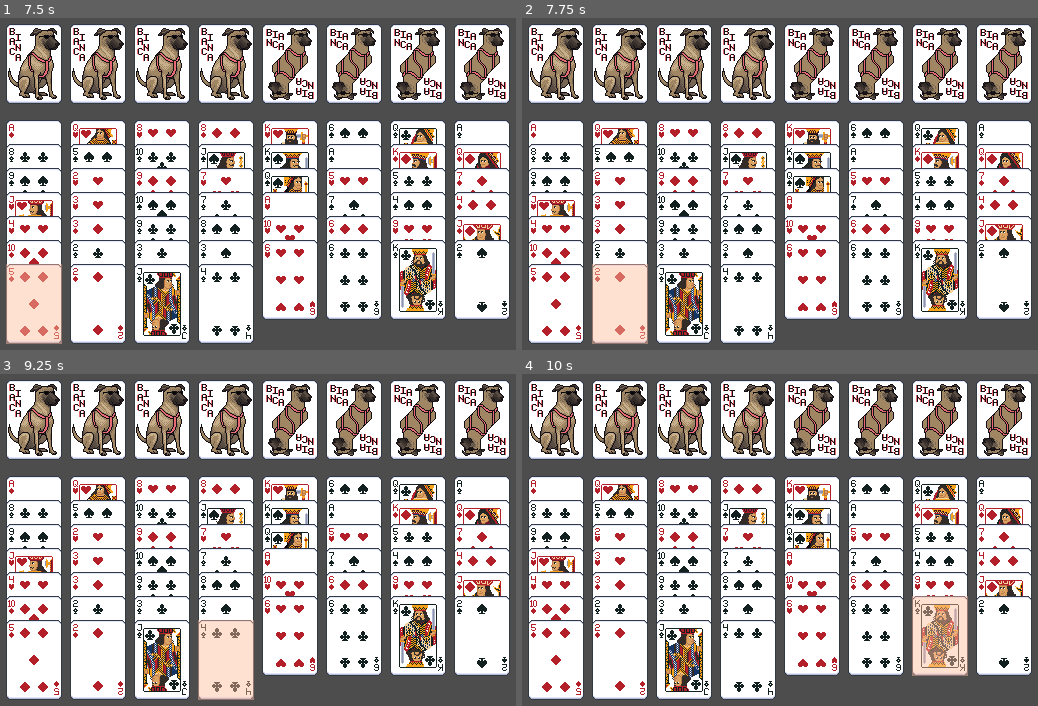
Above: before the commit, frames 1-4 (two rows, left to right).
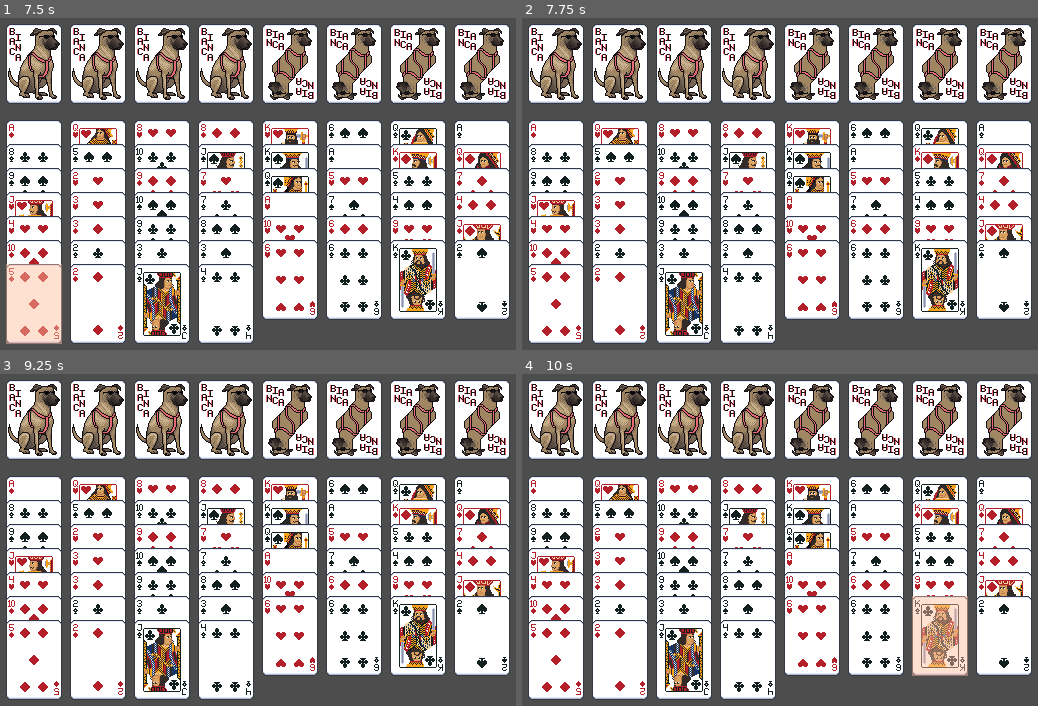
Above: after the commit, the same moments.

Repository: WangLuofan/FreeCell
Game: Godot game, scene res://Scenes/game.tscn
The game is run twice, just before and just after one commit, with the same random seed, the same clock (stepped at 60 frames per second) and the same inputs.
Inputs (mouse positions are in pixels of both pictures, inside the frame that each line leads up to):
- Up to frame 1 (7.5 s): tap Enter at 0.5, 2, 3.5 s; move the mouse to (36, 64) at 0.52 s; click (36, 64) at 0.67 s; tap Space at 1.25, 2.75, 4.25 s; move the mouse to (98, 64) at 1.27 s; click (98, 64) at 1.42 s; move the mouse to (159, 64) at 2.02 s; click (159, 64) at 2.17 s; move the mouse to (227, 64) at 2.77 s; click (227, 64) at 2.92 s; move the mouse to (288, 64) at 3.52 s; click (288, 64) at 3.67 s; move the mouse to (356, 64) at 4.27 s; click (356, 64) at 4.42 s; move the mouse to (417, 64) at 5.02 s; click (417, 64) at 5.17 s; move the mouse to (479, 64) at 5.77 s; click (479, 64) at 5.92 s; move the mouse to (36, 343) at 6.52 s; click (36, 343) at 6.67 s; move the mouse to (98, 343) at 7.27 s; click (98, 343) at 7.42 s
- Up to frame 2 (7.75 s): no input
- Up to frame 3 (9.25 s): move the mouse to (159, 699) at 8.02 s; click (159, 699) at 8.17 s; move the mouse to (227, 699) at 8.77 s; click (227, 699) at 8.92 s
- Up to frame 4 (10 s): move the mouse to (outside the picture) at 9.52 s; click (outside the picture) at 9.67 s

Frame 1 is identical in both runs. In frame 2, 2.6% of the frame differs, in the area x 13-25%, y 74-99%; in frame 3, 2.6%; in frame 4, nothing differs.

Commit message:
[Update]添加牌列移动逻辑

Diff:
--- a/Scenes/game.tscn
+++ b/Scenes/game.tscn
@@ -28,18 +28,19 @@
 
 [node name="Buffer0" parent="BufferContainer/Buffers" unique_id=1186873294 instance=ExtResource("2_wrm1d")]
 layout_mode = 2
+stack_index = 8
 
 [node name="Buffer1" parent="BufferContainer/Buffers" unique_id=909191317 instance=ExtResource("2_wrm1d")]
 layout_mode = 2
-buffer_index = 1
+stack_index = 9
 
 [node name="Buffer2" parent="BufferContainer/Buffers" unique_id=509955488 instance=ExtResource("2_wrm1d")]
 layout_mode = 2
-buffer_index = 2
+stack_index = 10
 
 [node name="Buffer3" parent="BufferContainer/Buffers" unique_id=1509481362 instance=ExtResource("2_wrm1d")]
 layout_mode = 2
-buffer_index = 3
+stack_index = 11
 
 [node name="StackBoxContainer" type="HBoxContainer" parent="." unique_id=1964440491]
 layout_mode = 0
@@ -54,15 +55,12 @@
 
 [node name="Stack1" parent="StackBoxContainer" unique_id=1659735890 instance=ExtResource("2_qxrlw")]
 layout_mode = 2
-stack_index = 1
 
 [node name="Stack2" parent="StackBoxContainer" unique_id=543241531 instance=ExtResource("2_qxrlw")]
 layout_mode = 2
-stack_index = 2
 
 [node name="Stack3" parent="StackBoxContainer" unique_id=1235663333 instance=ExtResource("2_qxrlw")]
 layout_mode = 2
-stack_index = 3
 
 [node name="TableContainer" type="Control" parent="." unique_id=1825772769]
 anchors_preset = 0
@@ -86,43 +84,43 @@
 custom_minimum_size = Vector2(56, 80)
 layout_mode = 2
 script = ExtResource("5_i6g32")
-row_index = 1
+stack_index = 1
 
 [node name="Row2" type="VBoxContainer" parent="TableContainer/Table" unique_id=1478956905]
 custom_minimum_size = Vector2(56, 80)
 layout_mode = 2
 script = ExtResource("5_i6g32")
-row_index = 2
+stack_index = 2
 
 [node name="Row3" type="VBoxContainer" parent="TableContainer/Table" unique_id=1441668215]
 custom_minimum_size = Vector2(56, 80)
 layout_mode = 2
 script = ExtResource("5_i6g32")
-row_index = 3
+stack_index = 3
 
 [node name="Row4" type="VBoxContainer" parent="TableContainer/Table" unique_id=95510416]
 custom_minimum_size = Vector2(56, 80)
 layout_mode = 2
 script = ExtResource("5_i6g32")
-row_index = 4
+stack_index = 4
 
 [node name="Row5" type="VBoxContainer" parent="TableContainer/Table" unique_id=1201349968]
 custom_minimum_size = Vector2(56, 80)
 layout_mode = 2
 script = ExtResource("5_i6g32")
-row_index = 5
+stack_index = 5
 
 [node name="Row6" type="VBoxContainer" parent="TableContainer/Table" unique_id=61674075]
 custom_minimum_size = Vector2(56, 80)
 layout_mode = 2
 script = ExtResource("5_i6g32")
-row_index = 6
+stack_index = 6
 
 [node name="Row7" type="VBoxContainer" parent="TableContainer/Table" unique_id=1532368755]
 custom_minimum_size = Vector2(56, 80)
 layout_mode = 2
 script = ExtResource("5_i6g32")
-row_index = 7
+stack_index = 7
 
 [node name="TableMask0" parent="TableContainer" unique_id=1831558981 instance=ExtResource("5_wowpa")]
 visible = false
--- a/Scripts/buffer.gd
+++ b/Scripts/buffer.gd
@@ -3,7 +3,7 @@
 
 var card: Card = null
 
-@export var buffer_index: int
+@export var stack_index: int
 @onready var mask: ColorRect = $Mask
 
 signal on_card_buffer_clicked
@@ -31,7 +31,9 @@
 	if self.card == null:
 		return
 
-	self.remove_child(self.card)
+	if self.card.get_parent_control() == self:
+		self.remove_child(self.card)
+
 	self.card = null
 
 ## 是否可以选择
--- a/Scripts/card.gd
+++ b/Scripts/card.gd
@@ -23,3 +23,13 @@
 func set_card(suit: int, value: int) -> void:
 	self.card_suit = suit
 	self.card_value = value
+
+func can_receive(card: Card) -> bool:
+	if self.is_same_suit(card):
+		return false
+	return self.card_value == card.card_value + 1
+
+func is_same_suit(card: Card) -> bool:
+	if self.card_suit % 2 == card.card_suit % 2:
+		return true
+	return false
--- a/Scripts/game.gd
+++ b/Scripts/game.gd
@@ -2,7 +2,7 @@
 
 const CardScene: PackedScene = preload("res://Scenes/card.tscn")
 
-var row_selected_index: int = -1
+var stack_selected_index: int = -1
 
 @onready var table_rows: Array[TableRow] = [
 	$TableContainer/Table/Row0,
@@ -75,13 +75,35 @@
 	for card_buffer in self.card_buffers:
 		card_buffer.set_selected(false)
 
-	self.row_selected_index = -1
+	self.stack_selected_index = -1
+
+## 根据当前选择的顺序获取第一张卡牌
+func get_top_card_by_index(stack_index: int) -> Card:
+	if stack_index == -1:
+		return null
+
+	if int(stack_index / 8) == 0:
+		return self.table_rows[stack_index].cards.back()
+
+	return self.card_buffers[stack_index % 8].card
 
 ## 单击缓冲区
 func _on_card_buffer_clicked(card_buffer: CardBuffer) -> void:
+	var pending_stack: int = self.stack_selected_index
 	self.cancel_all_selection()
-	if card_buffer.can_selected():
+
+	# 单击当前缓存区
+	if pending_stack == card_buffer.stack_index:
+		return
+
+	# 如果当前没有选择，且缓存区可以被选中，则选中
+	if pending_stack == -1 and card_buffer.can_selected():
 		card_buffer.set_selected(true)
+		self.stack_selected_index = card_buffer.stack_index
+	elif pending_stack >= 0:
+		var card: Card = self.get_top_card_by_index(pending_stack)
+		if card != null:
+			card_buffer.push_card(card)
 
 func check_card_can_move_to_stack(card: Card, card_stack: CardStack) -> bool:
 	# 如果点击的堆不符合当前牌的花色，返回False
@@ -97,14 +119,76 @@
 
 	return false
 
+## 计算当前可移动最大牌数
+func calculate_max_card_can_move() -> int:
+	# 计算最大可移动数量
+	# 最大可移动牌数 = (空闲单元数 + 1) × 2^ 空列数
+	var free_buffers: int = 0
+	var free_columns: int = 0
+
+	for card_buffer in self.card_buffers:
+		if card_buffer.card == null:
+			free_buffers += 1
+	for table_row in self.table_rows:
+		if table_row.cards.size() <= 0:
+			free_columns += 1
+
+	return int((free_buffers + 1) * pow(2, free_columns))
+
+
+## 移动到当前牌列
+func move_row_card_to_row_if_needed(to_table_row: TableRow, from_table_row: TableRow):
+	var max_move_count: int = self.calculate_max_card_can_move()
+	var moved_cards: Array[Card] = []
+
+	# 先选出连续序列
+	var card_index: int = from_table_row.cards.size() - 1
+	for index in range(min(max_move_count, from_table_row.cards.size())):
+		var receving_card: Card = from_table_row.cards.get(card_index)
+		if moved_cards.is_empty() or receving_card.can_receive(moved_cards.back()):
+			moved_cards.append(receving_card)
+		else:
+			break
+
+		card_index -= 1
+
+	if to_table_row.cards.size() == 0:
+		for index in range(moved_cards.size() - 1, -1, -1):
+			to_table_row.push_card(moved_cards[index])
+	else:
+		# 从连续序列中查找能被目标牌列接收的牌
+		card_index = -1
+		for index in range(moved_cards.size() - 1, -1, -1):
+			if to_table_row.cards.back().can_receive(moved_cards[index]):
+				card_index = index
+				break
+
+		if card_index != -1:
+			for index in range(card_index, -1, -1):
+				from_table_row.pop_card()
+			for index in range(card_index, -1, -1):
+				to_table_row.push_card(moved_cards[index])
+
+## 移动到当前牌列
+func move_card_to_row_if_needed(table_row: TableRow, pending_stack_index: int):
+	if int(pending_stack_index / 8) != 0:
+		# 检查缓存区的牌是否可以移动到牌堆
+		var card: Card = self.card_buffers[pending_stack_index % 8].card
+		if table_row.can_receive(card):
+			self.card_buffers[pending_stack_index % 8].pop_card()
+			table_row.push_card(card)
+	else:
+		var from_table_row: TableRow = self.table_rows[pending_stack_index]
+		self.move_row_card_to_row_if_needed(table_row, from_table_row)
+
 ## 单击牌堆区
 func _on_card_stack_clicked(card_stack: CardStack) -> void:
 	# 没有选择的牌，不做任何处理
-	if self.row_selected_index == -1:
+	if self.stack_selected_index == -1:
 		return
 
 	# 拿到牌堆的卡牌
-	var card: Card = self.table_rows[self.row_selected_index].get_children().back()
+	var card: Card = self.table_rows[self.stack_selected_index].cards.back()
 
 	# 检查是否可以移动到牌堆
 	if self.check_card_can_move_to_stack(card, card_stack):
@@ -121,7 +205,7 @@
 ## 双击牌面
 func _on_table_row_double_clicked(table_row: TableRow) -> void:
 	self.cancel_all_selection()
-	if self.table_rows[table_row.row_index].get_children().is_empty():
+	if self.table_rows[table_row.stack_index].cards.is_empty():
 		return
 
 	var matched_card_buffer: CardBuffer = null
@@ -131,16 +215,18 @@
 			break
 
 	if matched_card_buffer != null:
-		var card: Card = self.table_rows[table_row.row_index].get_children().back()
+		var card: Card = self.table_rows[table_row.stack_index].cards.back()
+		self.table_rows[table_row.stack_index].pop_card()
 		matched_card_buffer.push_card(card)
 
 ## 单击牌面
 func _on_table_row_single_clicked(table_row: TableRow) -> void:
+	var pending_stack_index: int = self.stack_selected_index
 	self.cancel_all_selection()
 
-	if self.row_selected_index == -1:
-		self.table_row_masks[table_row.row_index].global_position = table_row.get_children().back().global_position
-		self.table_row_masks[table_row.row_index].visible = true
-		self.row_selected_index = table_row.row_index
+	if pending_stack_index == -1:
+		self.table_row_masks[table_row.stack_index].global_position = table_row.cards.back().global_position
+		self.table_row_masks[table_row.stack_index].visible = true
+		self.stack_selected_index = table_row.stack_index
 	else:
-		pass
+		self.move_card_to_row_if_needed(table_row, pending_stack_index)
--- a/Scripts/stack.gd
+++ b/Scripts/stack.gd
@@ -1,10 +1,10 @@
 extends Control
 class_name CardStack
 
-@export var stack_index: int
 signal on_stack_clicked
 
 var card: Card = null
+@export var stack_index: int
 
 # Called when the node enters the scene tree for the first time.
 func _ready() -> void:
--- a/Scripts/table_row.gd
+++ b/Scripts/table_row.gd
@@ -4,7 +4,8 @@
 signal on_table_row_double_clicked
 signal on_table_row_single_clicked
 
-@export var row_index: int
+@export var stack_index: int
+
 var timer: Timer
 var cards: Array[Card] = []
 
@@ -16,18 +17,32 @@
 	self.timer.timeout.connect(_on_timer_timeout)
 	self.add_child(self.timer)
 
+## 当前牌列是否可以接收卡牌
+func can_receive(card: Card):
+	if self.cards.size() == 0:
+		return true
+
+	var row_card: Card = self.cards.back()
+	return not row_card.is_same_suit(card) and row_card.card_value == card.card_value + 1
+
 func push_card(card: Card) -> void:
 	var parent_node: Control = card.get_parent_control()
 	if parent_node != null:
-		parent_node.remove_child(card)
+		card.reparent(self)
+	else:
+		self.add_child(card)
 
-	card.z_index = self.cards.size()
 	self.cards.append(card)
-	self.add_child(card)
+	card.z_index = self.get_child_count()
 
 func pop_card() -> Card:
+	if self.cards.size() <= 0:
+		return
+
 	var card: Card = self.cards.pop_back()
-	self.remove_child(card)
+	if self.get_parent_control() != null:
+		self.remove_child(card)
+
 	return card
 
 func _on_row_gui_input(event: InputEvent) -> void:
